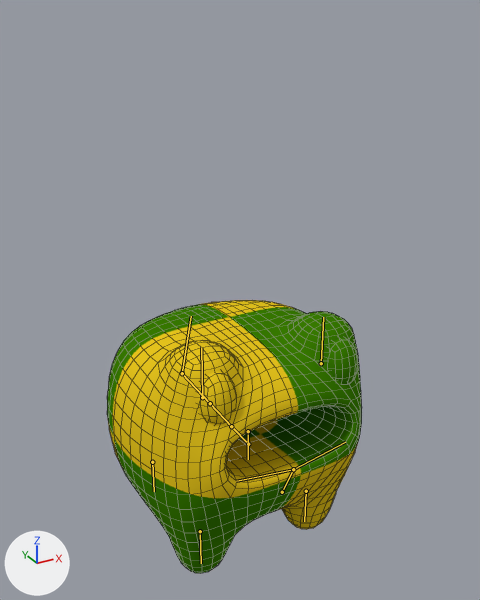
Two versions of the Blender file Frog_01.blend, one commit apart.
Rendered twice from a 50 mm camera at (-2.92, -5.63, 3.89) aimed at (0.14, -0.06, 1.11). The axes (+X, +Y, +Z) are drawn at lower left. The lights are the same throughout. The bones that bend it are drawn over the model as lines. Mesh edges are drawn as thin lines.
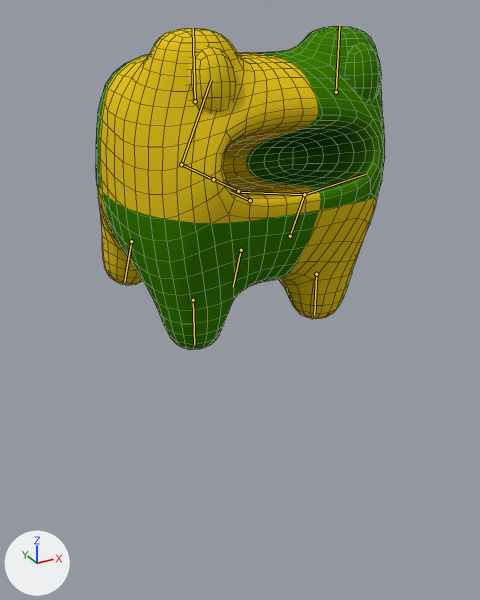
The newer file adds an action. The first version stands in its rest pose; the second is drawn at frame 15 of the action 'Hop_1_Right'.

The change in detail:
Bone 'Leg.Front.Left' (bone_leg_front_left) moves from (0.0, 0.0, 0.0) to (0.0, -2.655, 0.0).
Bone 'Leg.Front.Right' (bone_leg_front_right) moves from (0.0, 0.0, 0.0) to (0.0, -2.655, 0.0).
Bone 'Mouth' (bone_mouth) moves from (0.0, 0.0, 0.0) to (0.299, 2.432, -1.022).
Bone 'Root' (bone_root) moves from (0.0, 0.0, 0.0) to (0.0, 0.0, 2.655).
Bone 'Body.Front' (bone_body_front) moves from (0.0, 0.0, 0.0) to (0.093, -2.205, 1.464).
Bone 'Body.Front' (bone_body_front) turns from (0, 0, 0) to (0, 14, 0) degrees about its own x, y and z.
Bone 'Leg.Back.Left' (bone_leg_back_left) moves from (0.0, 0.0, 0.0) to (0.02, -2.51, 0.109).
Bone 'Leg.Back.Left' (bone_leg_back_left) turns from (0, 0, 0) to (13, 0, -2) degrees about its own x, y and z.
Bone 'Leg.Back.Right' (bone_leg_back_right) moves from (0.0, 0.0, 0.0) to (0.013, -2.822, 0.073).
Bone 'Leg.Back.Right' (bone_leg_back_right) turns from (0, 0, 0) to (13, 0, -2) degrees about its own x, y and z.

Location of each change, (x1, y1, x2, y2) in pixels of the pictures (480 x 600 px):
'Cube', posed (13% wider, 19% taller): before (107, 300, 362, 573); after (96, 26, 385, 350)
bone 'Leg.Front.Left', root to tip: before (306, 491) to (304, 521); after (316, 274) to (314, 315)
bone 'Leg.Front.Right', root to tip: before (200, 531) to (201, 563); after (193, 300) to (194, 344)
bone 'Mouth', root to tip: before (282, 492) to (293, 469); after (290, 236) to (304, 194)
bone 'Root', root to tip: before (248, 444) to (231, 426); after (250, 200) to (230, 191)
bone 'Body.Front', root to tip: before (231, 426) to (210, 403); after (238, 191) to (213, 179)
bone 'Leg.Back.Left', root to tip: before (248, 431) to (248, 459); after (241, 250) to (233, 286)
bone 'Leg.Back.Right', root to tip: before (152, 462) to (154, 491); after (131, 241) to (124, 282)
